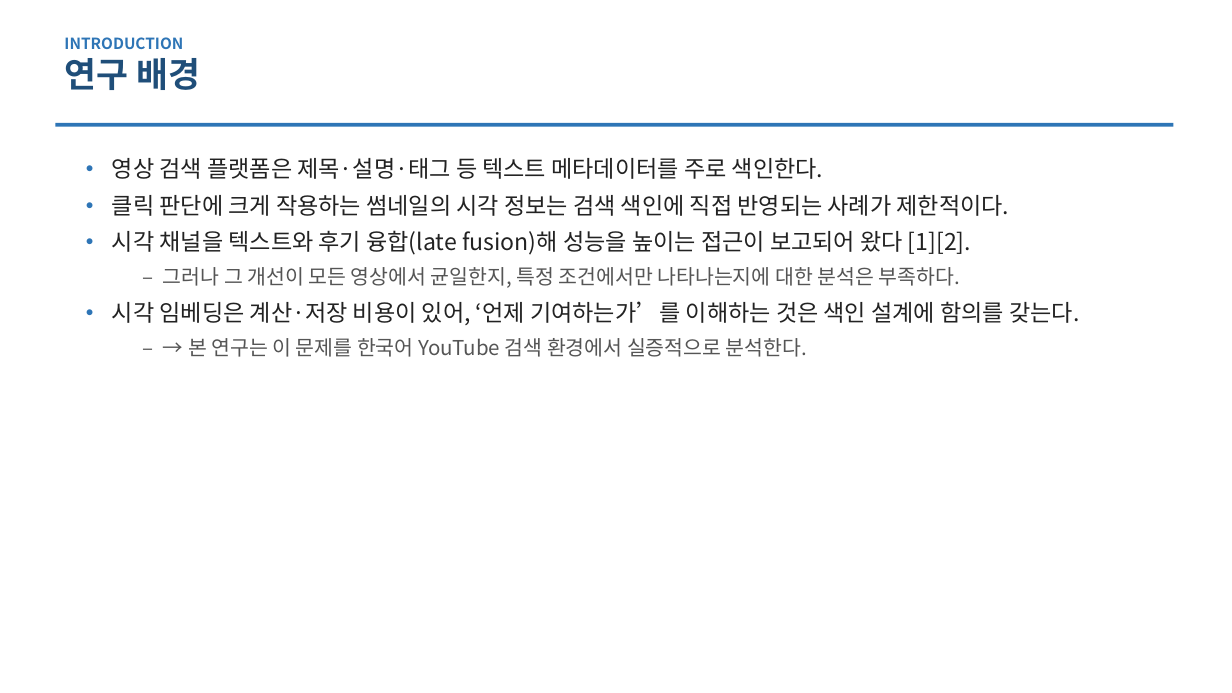
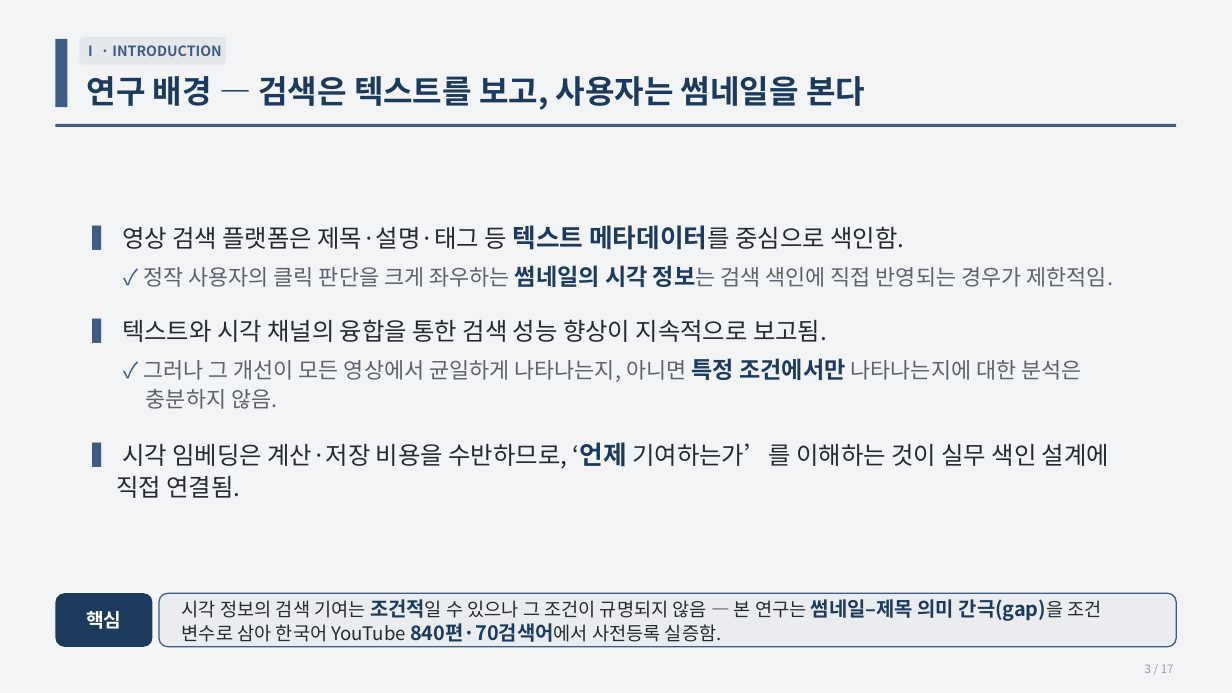
Before and after one commit to ThirdActiveDataExTech/thirdparty-metadata-ingestion, a slide deck: slide 3 of docs/research/P05_thumbnail_fusion/paper_KIICE_발표초안.pptx (slide 2 before the commit). Drawn at 1232x693 pixels with LibreOffice and Linux fonts; fonts in the diff are those of the drawing. Boxes give left, top, right and bottom in pixels: in the first picture for what was removed or moved away, otherwise in the second. Text is boxed around its words. In the diff, an @@ line names an element or a change of style, - is before the commit and + after.

```diff
--- a/docs/research/P05_thumbnail_fusion/paper_KIICE_발표초안.pptx
+++ b/docs/research/P05_thumbnail_fusion/paper_KIICE_발표초안.pptx
@@ background #FFFFFF to #F3F4F6 @@
@@ rectangle added at (55, 39, 67, 107), fill #3E5C82 @@
@@ rounded rectangle added at (79, 37, 226, 65), fill #E4E7EC, 11 pt, text #3E5C82, bold @@
+Ⅰ · INTRODUCTION
@@ text at (87, 76, 865, 110): text changed; size 12 to 25 pt; text colour #2E75B6 to #1B3A5C @@
-INTRODUCTION
-연구 배경
+연구 배경 — 검색은 텍스트를 보고, 사용자는 썸네일을 본다
@@ rectangle at (55, 124, 1177, 127): fill #2E75B6 to #3E5C82 @@
@@ text "▍ 영상 검색 플랫폼은 제목·설명·태그 ..." at (116, 225, 1113, 498): vertical alignment top to middle @@
@@ text at (116, 225, 1113, 498): text changed; size 18 to 19 pt; text colour #222222 to #252A30 @@
-• 영상 검색 플랫폼은 제목·설명·태그 등 텍스트 메타데이터를 주로 색인한다.
-• 클릭 판단에 크게 작용하는 썸네일의 시각 정보는 검색 색인에 직접 반영되는 사례가 제한적이다.
-• 시각 채널을 텍스트와 후기 융합(late fusion)해 성능을 높이는 접근이 보고되어 왔다 [1][2].
-  – 그러나 그 개선이 모든 영상에서 균일한지, 특정 조건에서만 나타나는지에 대한 분석은 부족하다.
-• 시각 임베딩은 계산·저장 비용이 있어, ‘언제 기여하는가’를 이해하는 것은 색인 설계에 함의를 갖는다.
-  – → 본 연구는 이 문제를 한국어 YouTube 검색 환경에서 실증적으로 분석한다.
+▍ 영상 검색 플랫폼은 제목·설명·태그 등 텍스트 메타데이터를 중심으로 색인함.
+✓ 정작 사용자의 클릭 판단을 크게 좌우하는 썸네일의 시각 정보는 검색 색인에 직접 반영되는 경우가 제한적임.
+▍ 텍스트와 시각 채널의 융합을 통한 검색 성능 향상이 지속적으로 보고됨.
+✓ 그러나 그 개선이 모든 영상에서 균일하게 나타나는지, 아니면 특정 조건에서만 나타나는지에 대한 분석은 충분하지 않음.
+▍ 시각 임베딩은 계산·저장 비용을 수반하므로, ‘언제 기여하는가’를 이해하는 것이 실무 색인 설계에 직접 연결됨.
@@ rounded rectangle added at (55, 593, 152, 647), fill #1B3A5C, 15 pt, text #FFFFFF, bold @@
+핵심
@@ rounded rectangle added at (159, 593, 1177, 647), fill #EAECF0, outline #3E5C82 1 pt, 14.5 pt, text #252A30 @@
+시각 정보의 검색 기여는 조건적일 수 있으나 그 조건이 규명되지 않음 — 본 연구는 썸네일–제목 의미 간극(gap)을 조건 변수로 삼아 한국어 YouTube 840편·70검색어에서 사전등록 실증함.
@@ text added at (1145, 664, 1174, 673), 9 pt, text #97A0AB @@
+3 / 17
```
Also in this commit, not shown: 11 other slides changed, 6 slides added, 2 slides removed, 22 other files.
